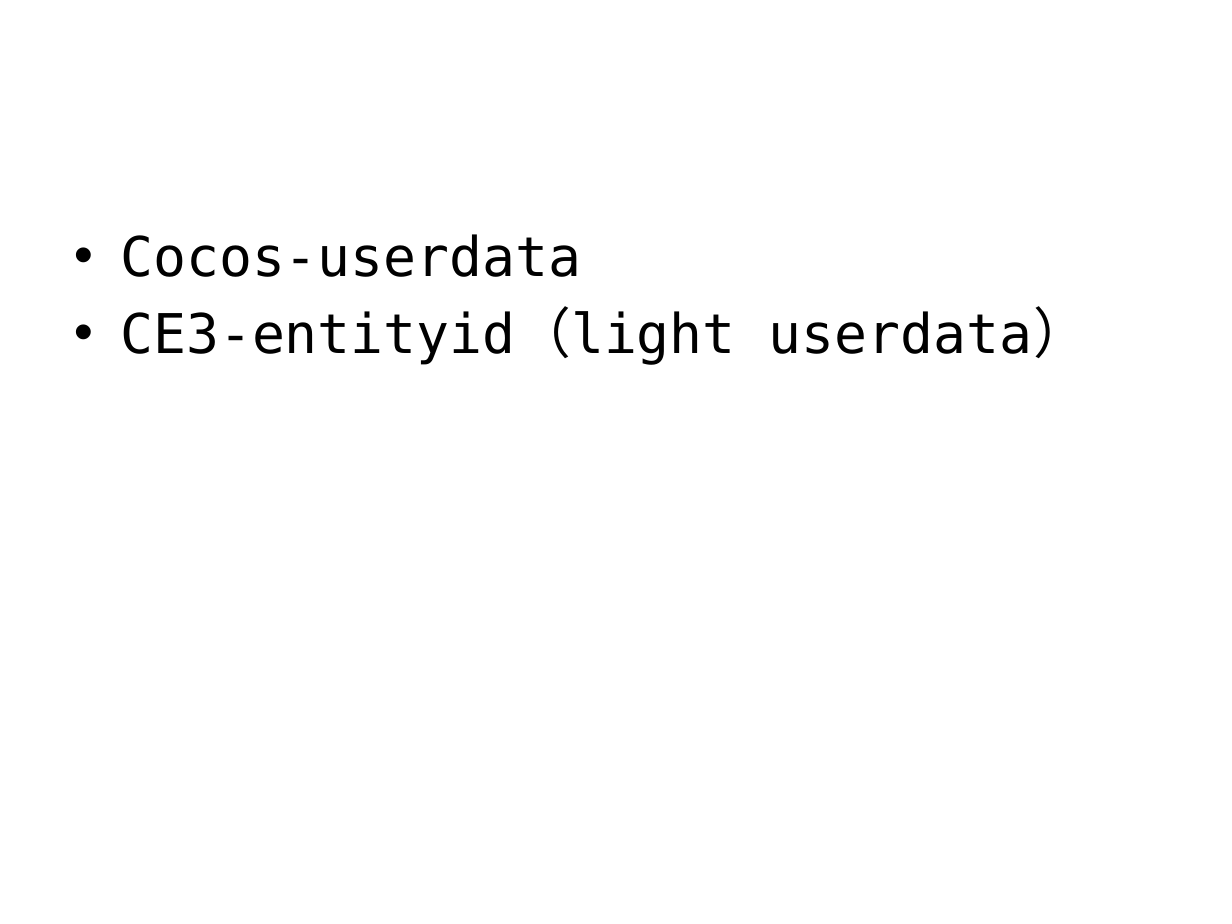
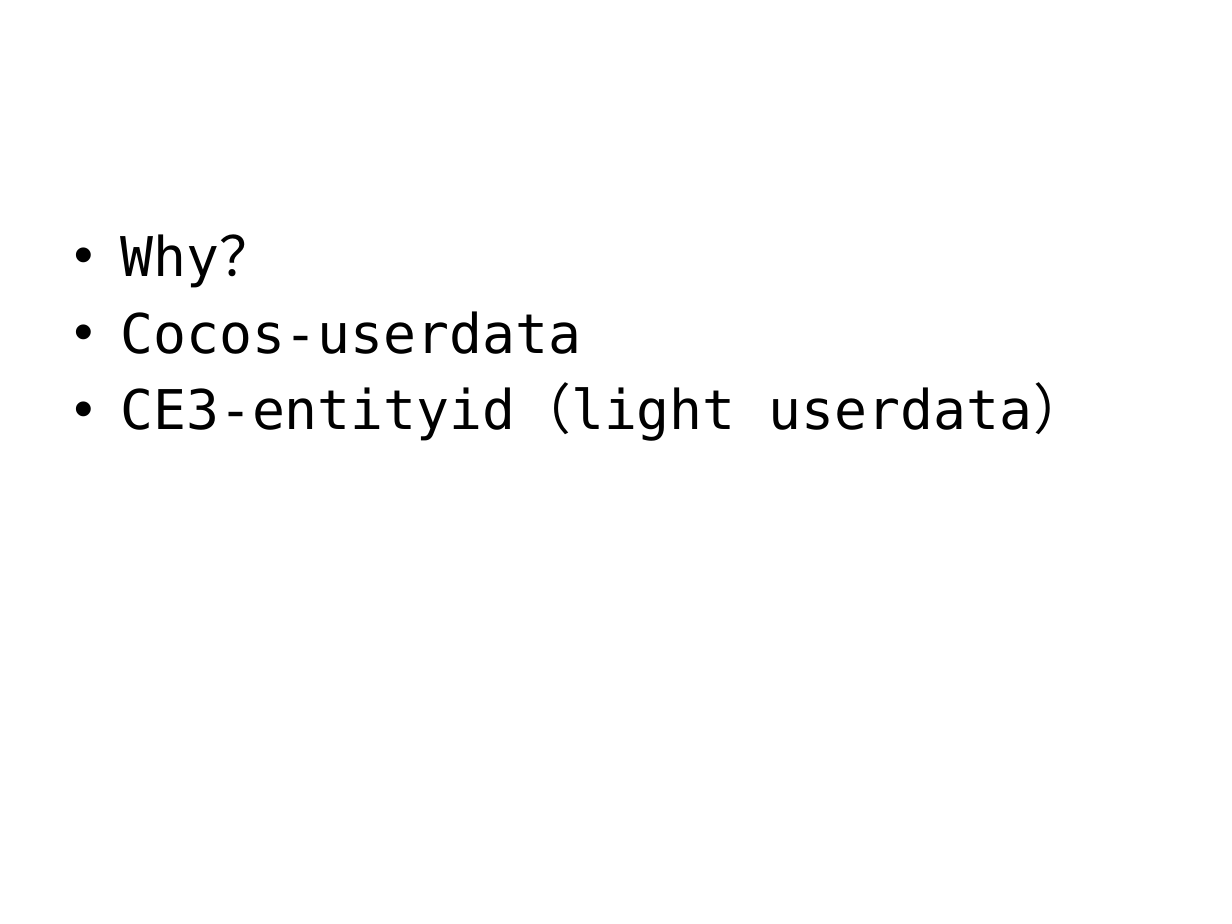
Before and after one commit to henryfung01/StreetFighter, a slide deck: slide 26 of Doc/lua1.pptx. Drawn at 1232x924 pixels with LibreOffice and Linux fonts; fonts in the diff are those of the drawing; background and template pictures are left out. Boxes give left, top, right and bottom in pixels: in the first picture for what was removed or moved away, otherwise in the second. Text is boxed around its words. In the diff, an @@ line names an element or a change of style, - is before the commit and + after.

```diff
--- a/Doc/lua1.pptx
+++ b/Doc/lua1.pptx
@@ text at bbox=[120, 234, 274, 288]: paragraph added @@
+• Why？
```
Also in this commit, not shown: 1 other slide changed, 2 slides added.
